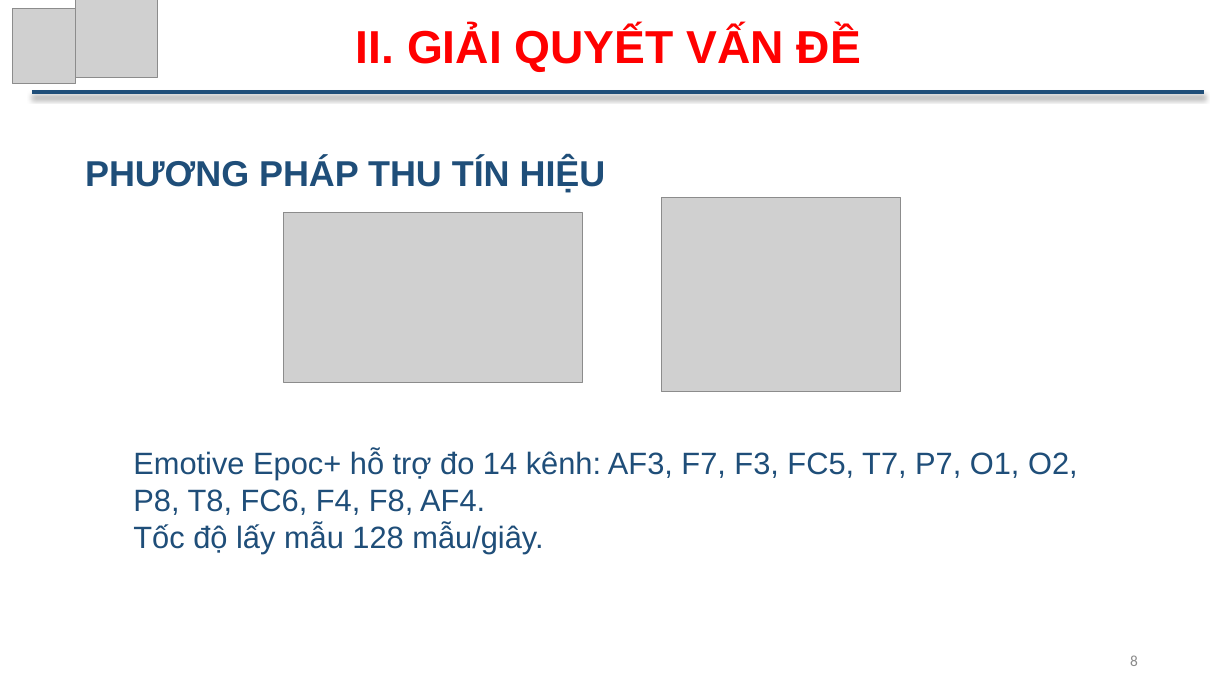
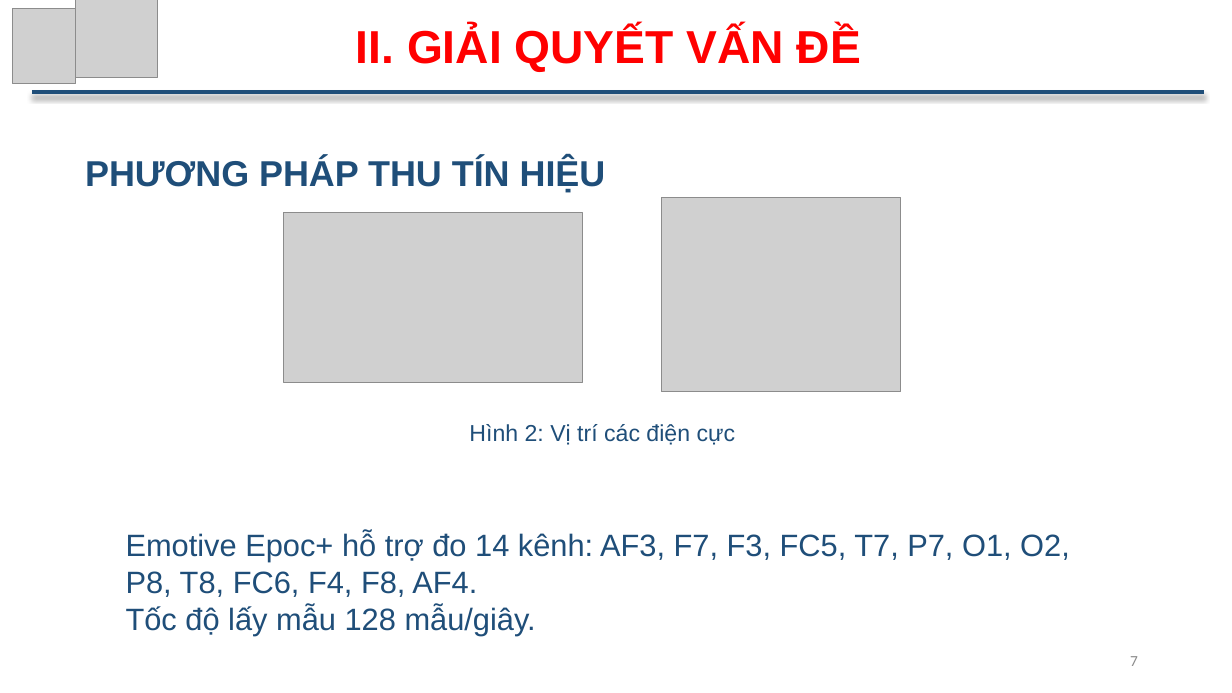
Before and after one commit to ThuTrongNguyen/Thesis, a slide deck: slide 7 of SlideBaoCao_NguyenTrongThu.pptx (slide 8 before the commit). Drawn at 1232x693 pixels with LibreOffice and Linux fonts; fonts in the diff are those of the drawing; grey boxes stand for pictures. Boxes give left, top, right and bottom in pixels: in the first picture for what was removed or moved away, otherwise in the second. Text is boxed around its words. In the diff, an @@ line names an element or a change of style, - is before the commit and + after.

```diff
--- a/SlideBaoCao_NguyenTrongThu.pptx
+++ b/SlideBaoCao_NguyenTrongThu.pptx
@@ text added at <box>469,424,736,445</box>, 18 pt, text #1F4E79 @@
+Hình 2: Vị trí các điện cực
@@ text "Emotive Epoc+ hỗ trợ đo ...": place and size @@
-text "Emotive Epoc+ hỗ trợ đo ..." at <box>133,451,1078,554</box>
+text "Emotive Epoc+ hỗ trợ đo ..." at <box>126,531,1070,635</box>
@@ page number at <box>1130,656,1138,666</box>: text changed @@
-8
+7
```
Also in this commit, not shown: 9 other slides changed, 3 slides removed, 1 other file.
